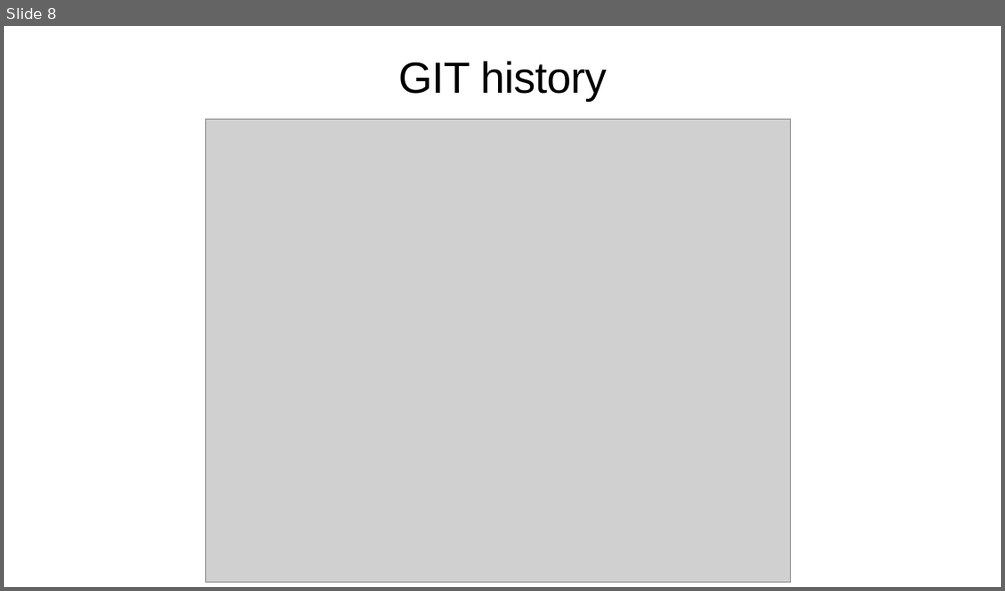
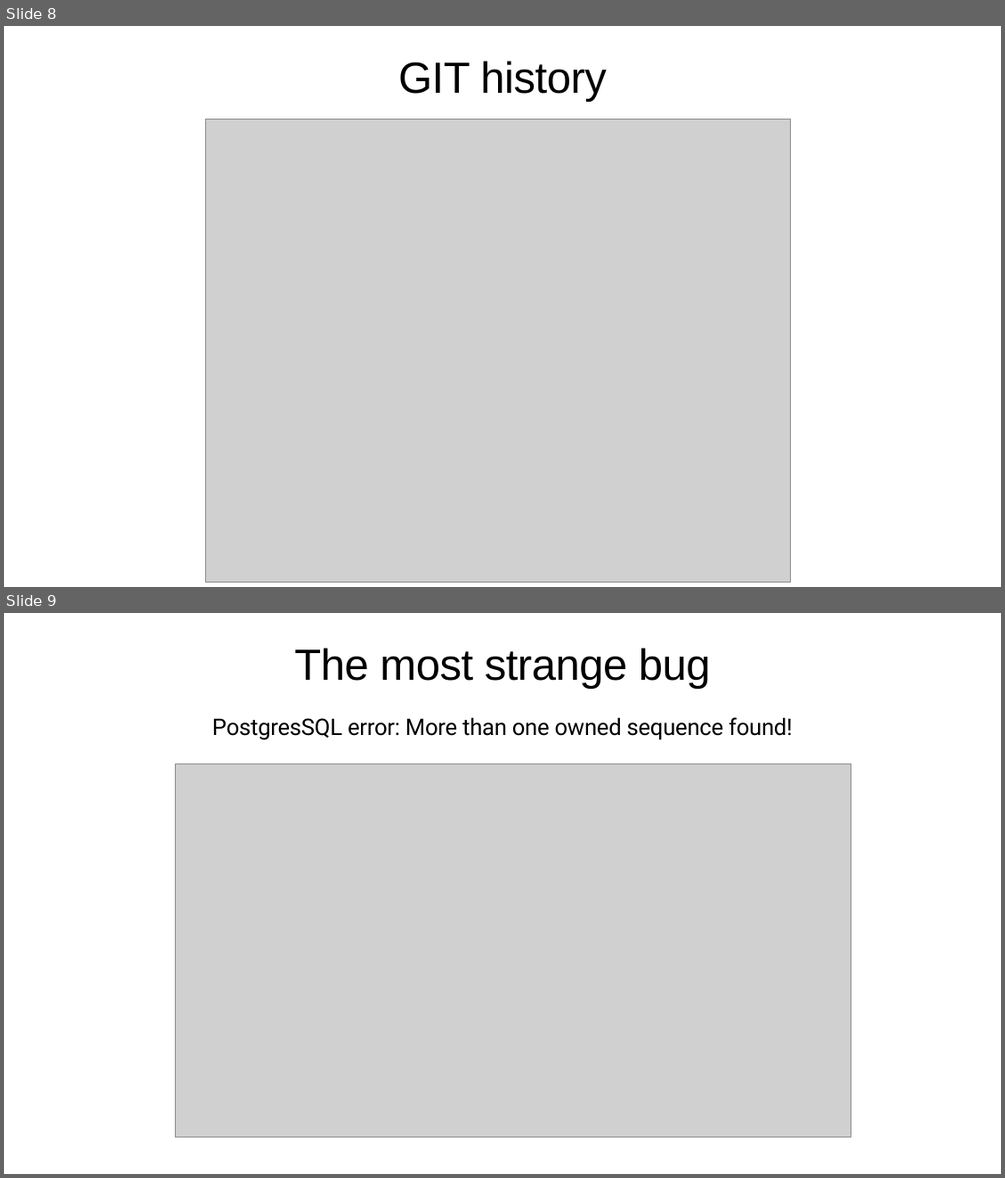
Before and after one commit to kimkozlov-ks/final_project, a slide deck: Diploma.pptx. Shown one above the other, each under a label of ours: slide 8 before the commit, slides 8 and 9 after it. The pictures are 1005x591 and 1005x1178 pixels, drawn with LibreOffice and Linux fonts; fonts in the diff are those of the drawing; grey boxes stand for pictures. Boxes give left, top, right and bottom in pixels: in the first picture for what was removed or moved away, otherwise in the second. Text is boxed around its words. In the diff, an @@ line names an element or a change of style, - is before the commit and + after.

Commit message:
Update presentation

```diff
--- a/Diploma.pptx
+++ b/Diploma.pptx
@@ slide 9 added at (4, 613, 1001, 1174), background #FFFFFF @@
@@ title added at (294, 648, 711, 689), 84 pt, text #000000 @@
+The most strange bug
@@ text added at (212, 717, 793, 740), 44 pt, text #000000 @@
+PostgresSQL error: More than one owned sequence found!
@@ picture added at (175, 763, 850, 1137) @@
```
Also in this commit, not shown: 2 other files.
